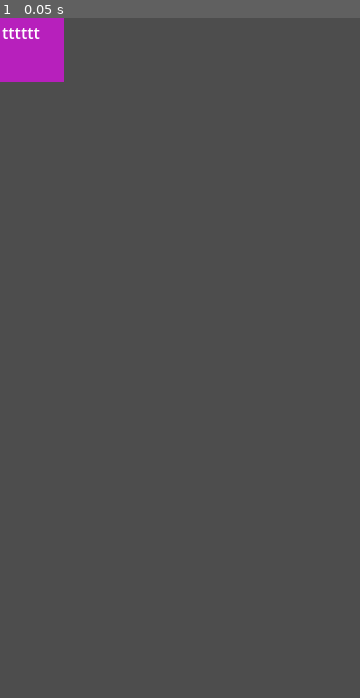
Above: before the commit, frame 1.
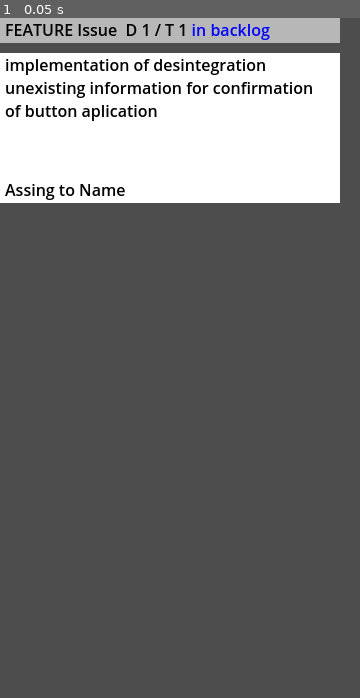
Above: after the commit, the same moment.

Repository: ltbk2023/pig
Game: Godot game, scene res://issue/issue.tscn
Two runs of this game, one before a commit and one after it. Both use one fixed random seed, a clock stepped at 60 frames per second and the inputs below. This scene is started directly instead of the project's main scene.
Inputs:
- Up to frame 1 (0.05 s): no input

The runs differ from the first frame. In frame 1, 24% of the frame differs, in the area x 0-95%, y 0-28%.

Commit message:
PIG-83 modification of Issue

Diff:
--- a/PIG/issue/issue.gd
+++ b/PIG/issue/issue.gd
@@ -2,17 +2,31 @@
 class_name Issue
 
 enum IssueType {FEATURE, BUG_ISSUE}
+# decription is used in Sumary
+var type_decription = {
+	IssueType.FEATURE:"[color=BLACK]FEATURE[/color]",
+	IssueType.BUG_ISSUE:"[color=RED]BUG ISSUE[/color]"
+}
 
 enum IssueState {IN_BACKLOG, IN_PROGRESS, COMPLETED}
+# decription is used in Sumary
+var  state_desriptions = {
+	IssueState.IN_BACKLOG:"[color=BLUE]in backlog[/color]",
+	IssueState.IN_PROGRESS: "[color=YELLOW]in backlog[/color]",
+	IssueState.COMPLETED: "[color=GREEN]completed[/color]",
+}
 
 @export var type:IssueType
-@export var difficulty = 0
-@export var time = 0
+@export var state:IssueState
+@export_range(1,4) var difficulty = 1
+@export_range(1,3) var time = 1
+
+
 var __progress = 0
 
 # Called when the node enters the scene tree for the first time.
 func _ready():
-	pass # Replace with function body.
+	update_sumary()
 
 # Called every frame. 'delta' is the elapsed time since the previous frame.
 func _process(delta):
@@ -20,3 +34,13 @@
 
 func get_progress():
 	return self.__progress
+
+# set visibility of extended description to v
+func set_visibility_od_exteded_desription(v):
+	$Extended.visible = v
+
+# update summary text
+#sumary include type, name, difficulty, time, state
+func update_sumary():
+	$Sumary.text =  type_decription[type]+" [color=BLACK]"+name+"  D "+str(difficulty)+" / T "+str(time)+"[/color] " + \
+	state_desriptions[state]
--- a/PIG/issue/issue.tscn
+++ b/PIG/issue/issue.tscn
@@ -1,25 +1,60 @@
-[gd_scene load_steps=4 format=3 uid="uid://dd083tmt7puk4"]
+[gd_scene load_steps=6 format=3 uid="uid://dd083tmt7puk4"]
 
 [ext_resource type="Script" path="res://issue/issue.gd" id="1_dnevk"]
 
 [sub_resource type="Gradient" id="Gradient_dqevm"]
-offsets = PackedFloat32Array(0.748387)
-colors = PackedColorArray(0.719905, 0.129036, 0.739156, 1)
+offsets = PackedFloat32Array(0.666667)
+colors = PackedColorArray(0.720467, 0.720468, 0.720467, 1)
 
 [sub_resource type="GradientTexture2D" id="GradientTexture2D_r2p30"]
 gradient = SubResource("Gradient_dqevm")
+width = 340
+height = 25
+
+[sub_resource type="Gradient" id="Gradient_blit4"]
+offsets = PackedFloat32Array(0.666667)
+colors = PackedColorArray(1, 1, 1, 1)
+
+[sub_resource type="GradientTexture2D" id="GradientTexture2D_12x6g"]
+gradient = SubResource("Gradient_blit4")
+width = 340
+height = 150
 
 [node name="Issue" type="Node2D"]
 script = ExtResource("1_dnevk")
 
 [node name="Sprite2D" type="Sprite2D" parent="."]
+z_index = -1
 texture = SubResource("GradientTexture2D_r2p30")
 centered = false
 
-[node name="Description" type="RichTextLabel" parent="."]
-offset_left = 2.0
-offset_top = 3.0
-offset_right = 59.0
-offset_bottom = 62.0
-text = "tttttt
+[node name="Sumary" type="RichTextLabel" parent="."]
+offset_left = 5.0
+offset_right = 335.0
+offset_bottom = 25.0
+bbcode_enabled = true
+text = "[color=BLACK]FEATURE name D 0 / T 0 in backlog [/color]"
+
+[node name="Extended" type="Node2D" parent="."]
+
+[node name="Sprite2D2" type="Sprite2D" parent="Extended"]
+position = Vector2(0, 35)
+texture = SubResource("GradientTexture2D_12x6g")
+centered = false
+
+[node name="Description" type="RichTextLabel" parent="Extended"]
+offset_left = 5.0
+offset_top = 35.0
+offset_right = 335.0
+offset_bottom = 155.0
+bbcode_enabled = true
+text = "[color=BLACK]implementation of desintegration unexisting information for confirmation of button aplication[/color]
 "
+
+[node name="Assinment" type="RichTextLabel" parent="Extended"]
+offset_left = 5.0
+offset_top = 160.0
+offset_right = 335.0
+offset_bottom = 185.0
+bbcode_enabled = true
+text = "[color=BLACK]Assing to Name[/color]"
